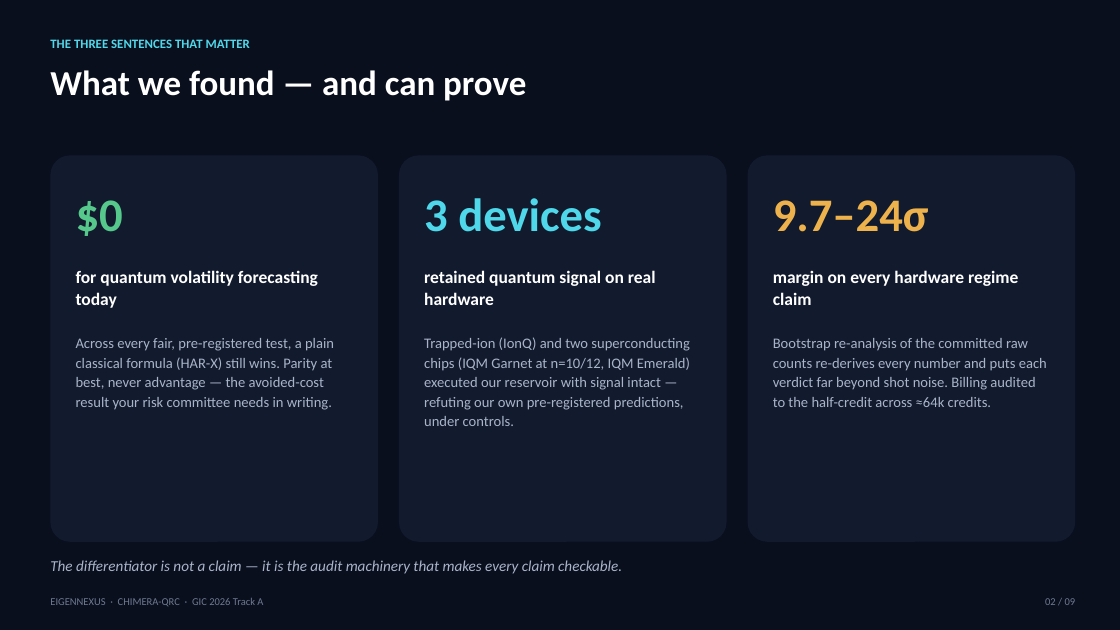
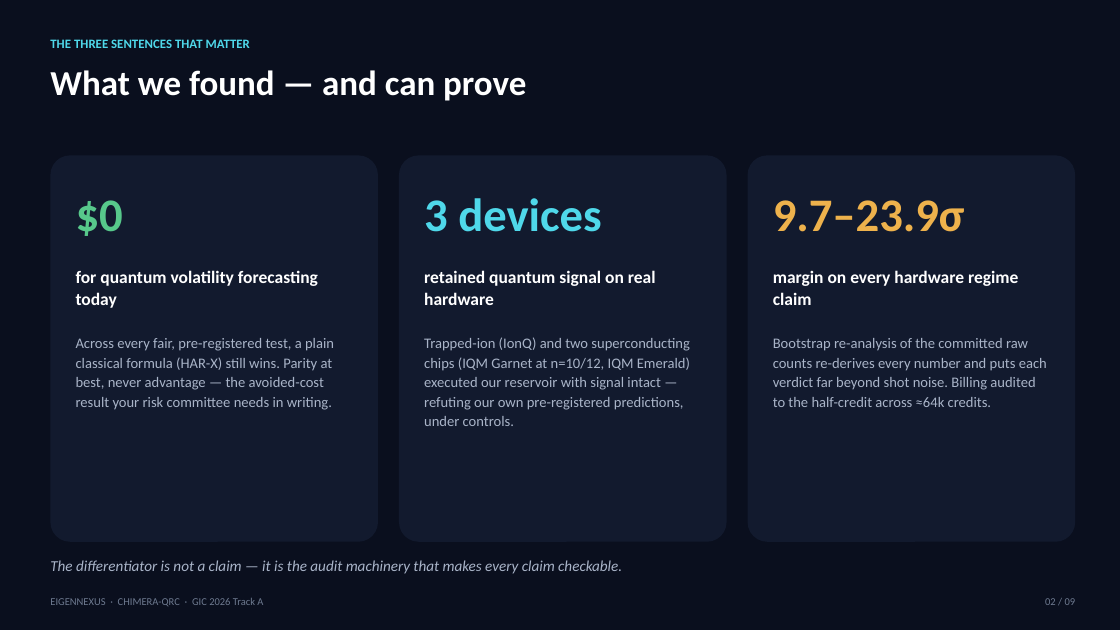
Before and after one commit to christianmetzl/potomac_dynamicsystemsforecasting, a slide deck: slide 2 of docs/EIGENNEXUS_CxO_Deck.pptx. Drawn at 1120x630 pixels with LibreOffice and Linux fonts; fonts in the diff are those of the drawing. Boxes give left, top, right and bottom in pixels: in the first picture for what was removed or moved away, otherwise in the second. Text is boxed around its words. In the diff, an @@ line names an element or a change of style, - is before the commit and + after.

```diff
--- a/docs/EIGENNEXUS_CxO_Deck.pptx
+++ b/docs/EIGENNEXUS_CxO_Deck.pptx
@@ text at [773,200,965,232]: text changed @@
-9.7–24σ
+9.7–23.9σ
```
Also in this commit, not shown: 4 other slides changed, 8 other files.
